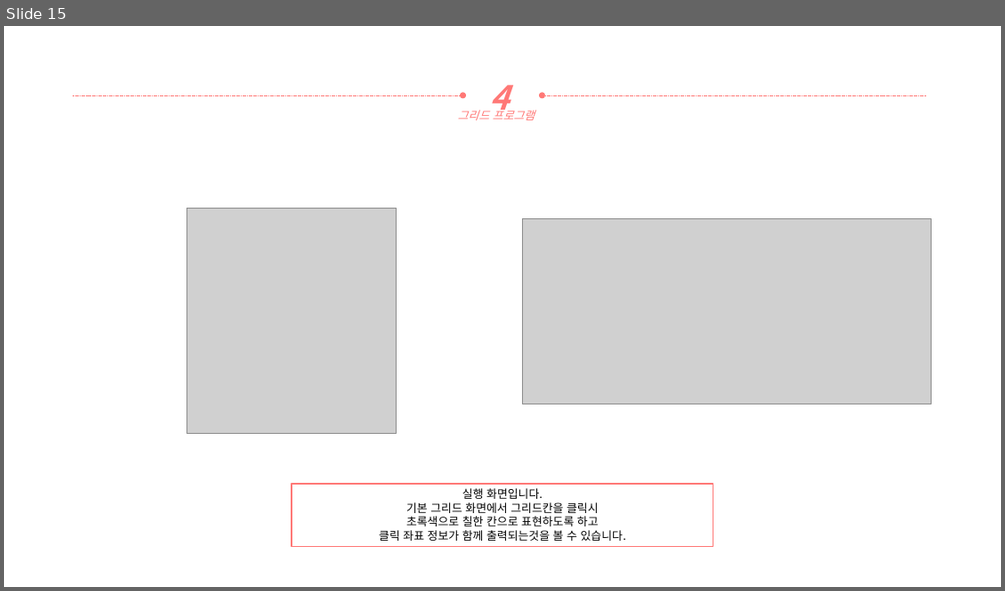
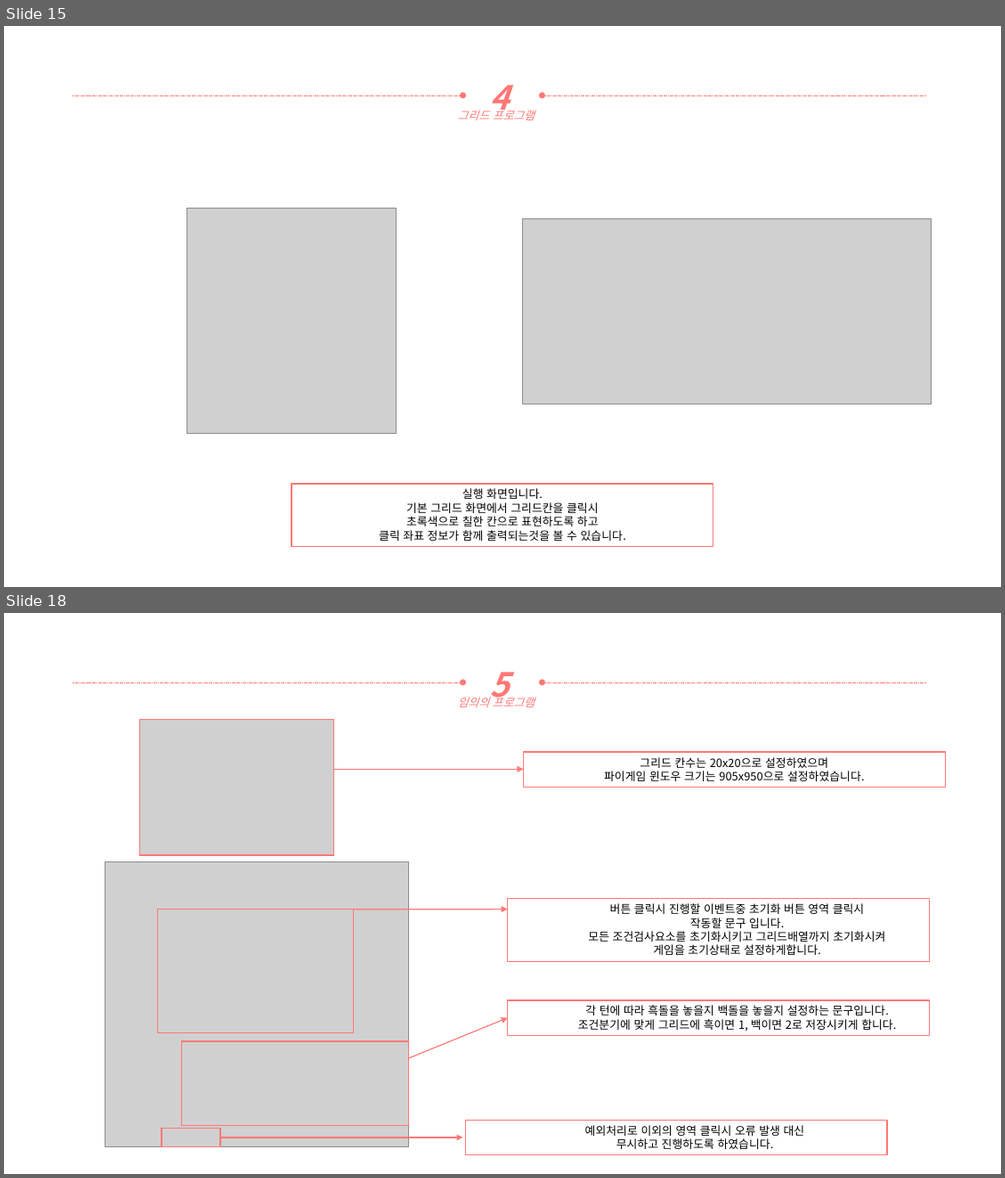
Before and after one commit to yooatom2200/Programing_Base_2, a slide deck: 12장/20164091-송희령-12장 과제.pptx. Shown one above the other, each under a label of ours: slide 15 before the commit, slides 15 and 18 after it; the slides between them are not shown. The pictures are 1005x591 and 1005x1178 pixels, drawn with LibreOffice and Linux fonts; fonts in the diff are those of the drawing; grey boxes stand for pictures. Boxes give left, top, right and bottom in pixels: in the first picture for what was removed or moved away, otherwise in the second. Text is boxed around its words. In the diff, an @@ line names an element or a change of style, - is before the commit and + after.

Commit message:
임의 프로그램 완성

```diff
--- a/12장/20164091-송희령-12장 과제.pptx
+++ b/12장/20164091-송희령-12장 과제.pptx
@@ slide 18 added at bbox=[4, 613, 1001, 1174], background #FFFFFF @@
@@ arrow added from (73, 682) to (463, 682), #FF7876 0.5 pt dashed @@
@@ text added at bbox=[489, 672, 509, 706], 32 pt, text #FF7876, bold, italic @@
+5
@@ arrow added from (926, 682) to (542, 682), #FF7876 0.5 pt dashed @@
@@ picture added at bbox=[139, 719, 333, 855] @@
@@ rectangle added at bbox=[139, 719, 333, 855], outline #FF7876 1 pt @@
@@ text added at bbox=[458, 695, 534, 707], 11 pt, text #FF7876, italic @@
+임의의 프로그램
@@ arrow added from (334, 770) to (524, 770), #FF7876 1 pt @@
@@ rectangle added at bbox=[524, 752, 946, 787], outline #FF7876 1 pt, 11 pt, text #000000 @@
+그리드 칸수는 20x20으로 설정하였으며
+파이게임 윈도우 크기는 905x950으로 설정하였습니다.
@@ picture added at bbox=[105, 862, 409, 1147] @@
@@ rectangle added at bbox=[507, 899, 929, 962], outline #FF7876 1 pt, 11 pt, text #000000 @@
+  버튼 클릭시 진행할 이벤트중 초기화 버튼 영역 클릭시
+  작동할 문구 입니다.
+  모든 조건검사요소를 초기화시키고 그리드배열까지 초기화시켜
+  게임을 초기상태로 설정하게합니다.
@@ rectangle added at bbox=[158, 909, 353, 1032], outline #FF7876 1 pt @@
@@ arrow added from (353, 909) to (507, 909), #FF7876 1 pt @@
@@ rectangle added at bbox=[507, 1000, 929, 1036], outline #FF7876 1 pt, 11 pt, text #000000 @@
+  각 턴에 따라 흑돌을 놓을지 백돌을 놓을지 설정하는 문구입니다.
+  조건분기에 맞게 그리드에 흑이면 1, 백이면 2로 저장시키게 합니다.
@@ arrow added from (409, 1058) to (507, 1018), #FF7876 1 pt @@
@@ rectangle added at bbox=[182, 1041, 409, 1126], outline #FF7876 1 pt @@
@@ rectangle added at bbox=[162, 1128, 221, 1147], outline #FF7876 1 pt @@
@@ arrow added from (220, 1137) to (463, 1137), #FF7876 1 pt @@
@@ rectangle added at bbox=[465, 1120, 887, 1155], outline #FF7876 1 pt, 11 pt, text #000000 @@
+  예외처리로 이외의 영역 클릭시 오류 발생 대신
+  무시하고 진행하도록 하였습니다.
```
Also in this commit, not shown: 2 other slides added, 1 other file.
